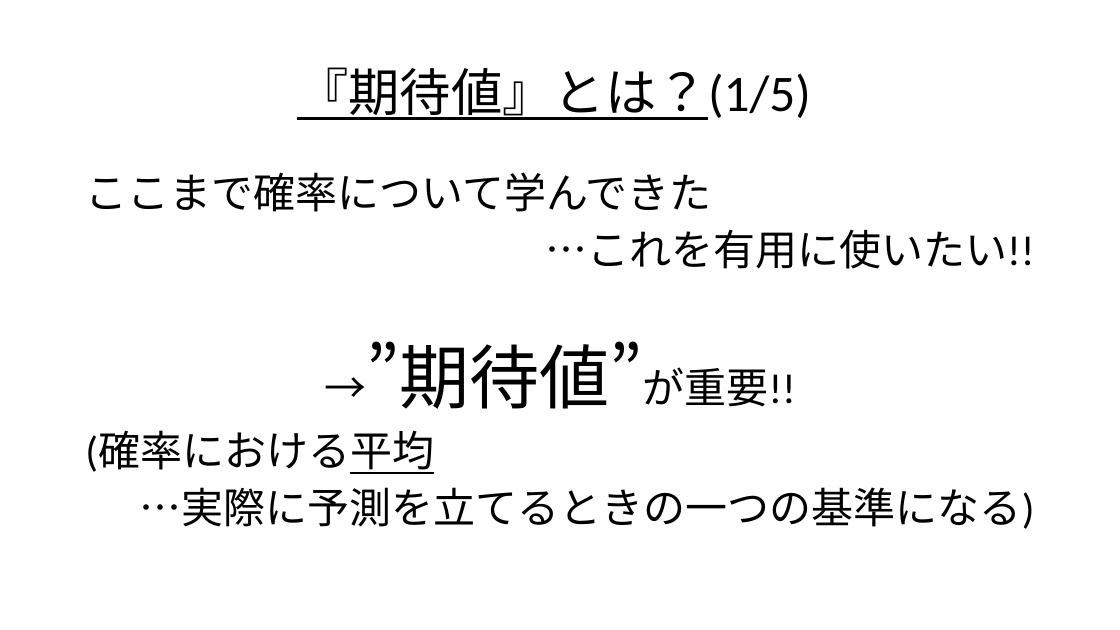
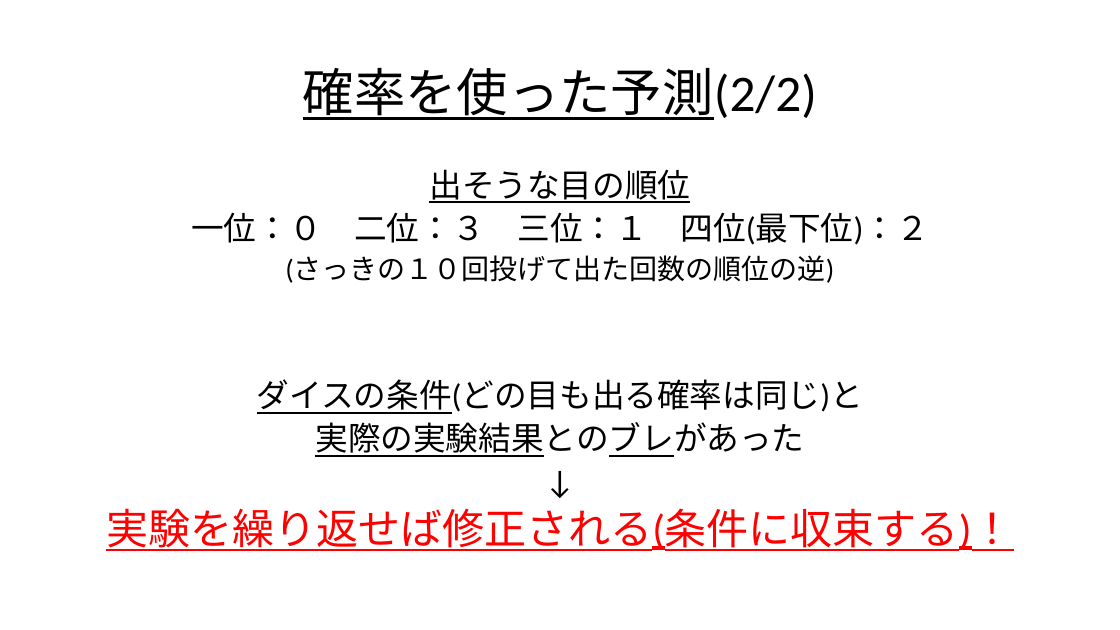
Before and after one commit to Ryo-KATAYAMA/Senior_Project, a slide deck: slide 4 of Chapter4_1.pptx (slide 18 before the commit). Drawn at 1120x630 pixels with LibreOffice and Linux fonts; fonts in the diff are those of the drawing. Boxes give left, top, right and bottom in pixels: in the first picture for what was removed or moved away, otherwise in the second. Text is boxed around its words. In the diff, an @@ line names an element or a change of style, - is before the commit and + after.

```diff
--- a/Chapter4_1.pptx
+++ b/Chapter4_1.pptx
@@ title at (303, 68, 817, 120): text changed @@
-『期待値』とは？(1/5)
+確率を使った予測(2/2)
@@ text at (106, 169, 1013, 551): text changed; size 36 to 28 pt @@
-ここまで確率について学んできた
-…これを有用に使いたい!!
-→”期待値”が重要!!
-(確率における平均
-…実際に予測を立てるときの一つの基準になる)
+出そうな目の順位
+一位：０ 二位：３ 三位：１ 四位(最下位)：２
+(さっきの１０回投げて出た回数の順位の逆)
+ダイスの条件(どの目も出る確率は同じ)と
+実際の実験結果とのブレがあった
+↓
+実験を繰り返せば修正される(条件に収束する)！
```
Also in this commit, not shown: 25 other slides changed, 13 slides added, 23 slides removed.
